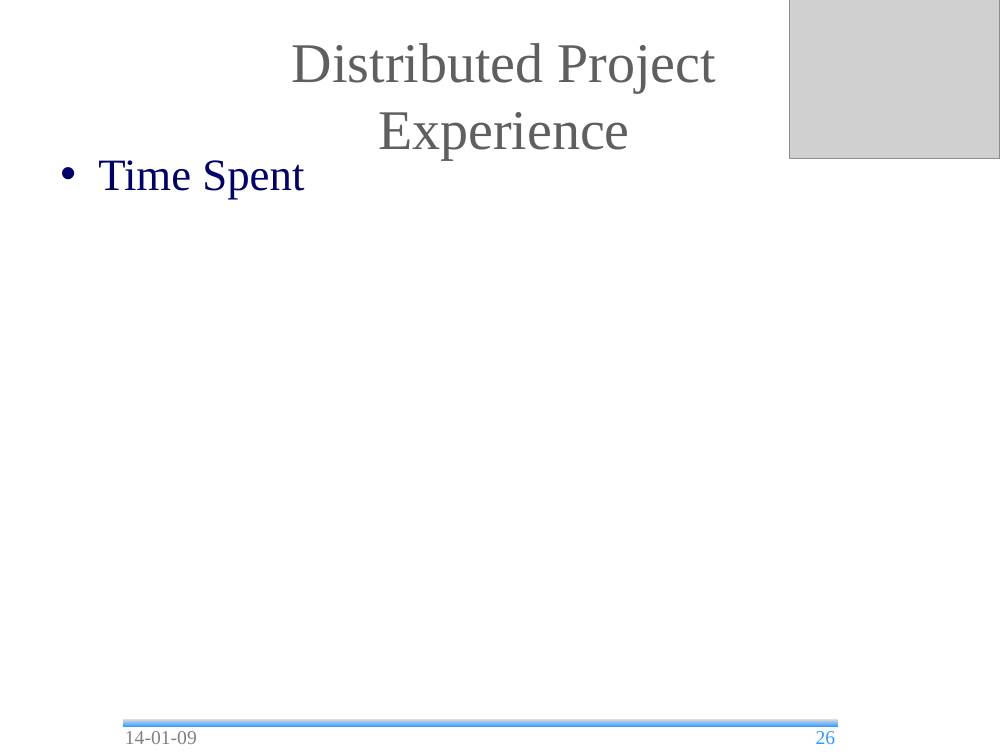
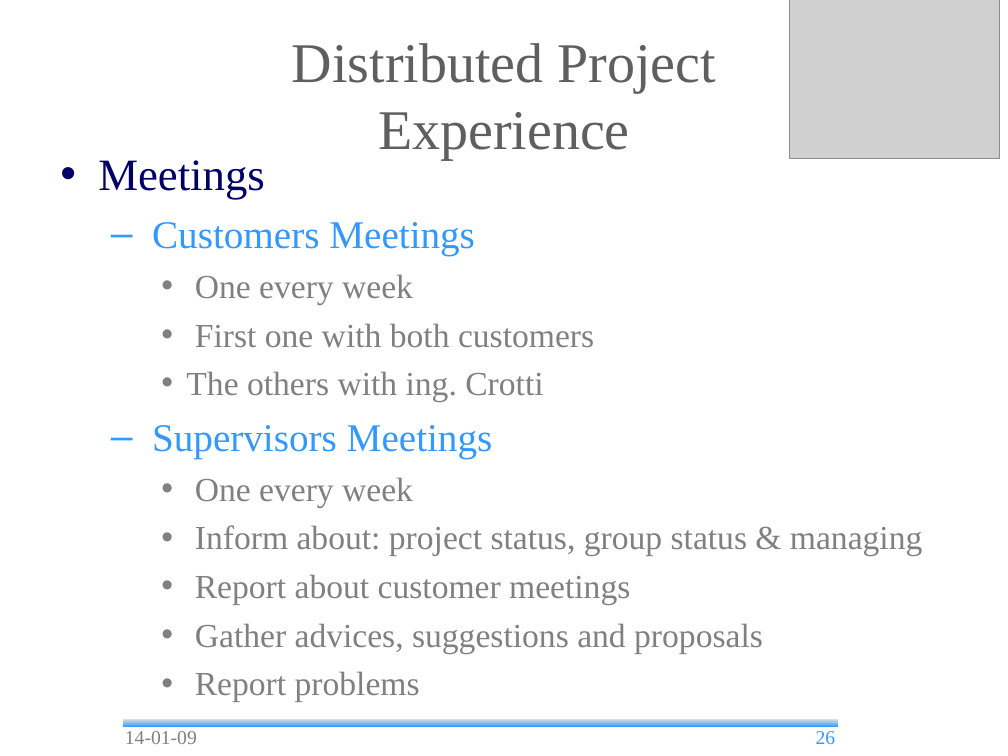
Before and after one commit to andrea-bottoli/DSD, a slide deck: slide 26 of Documentation/Presentations/Final_Presentation.odp. Drawn at 1008x756 pixels with LibreOffice and Linux fonts; fonts in the diff are those of the drawing; grey boxes stand for pictures; background and template pictures are left out. Boxes give left, top, right and bottom in pixels: in the first picture for what was removed or moved away, otherwise in the second. Text is boxed around its words. In the diff, an @@ line names an element or a change of style, - is before the commit and + after.

```diff
--- a/Documentation/Presentations/Final_Presentation.odp
+++ b/Documentation/Presentations/Final_Presentation.odp
@@ text removed at box(98, 160, 304, 200) @@
-• Time Spent
@@ text added at box(98, 160, 922, 702), 24 pt, text #808080 @@
+• Meetings
+  – Customers Meetings
+    • One every week
+    • First one with both customers
+    • The others with ing. Crotti
+  – Supervisors Meetings
+    • One every week
+    • Inform about: project status, group status & managing
+    • Report about customer meetings
+    • Gather advices, suggestions and proposals
+    • Report problems
```
Also in this commit, not shown: 8 other slides changed, 2 slides added, 1 slide removed, 3 other files.
